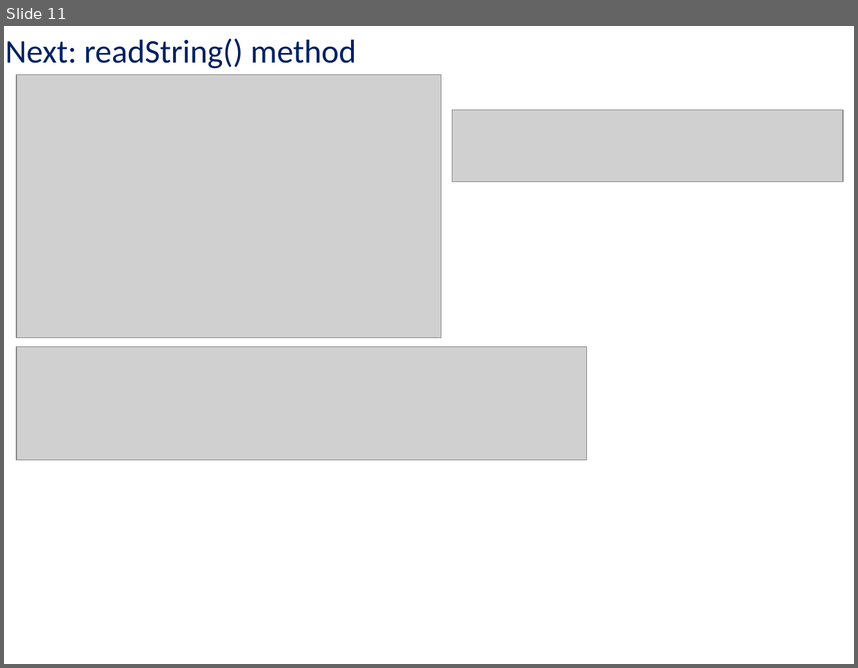
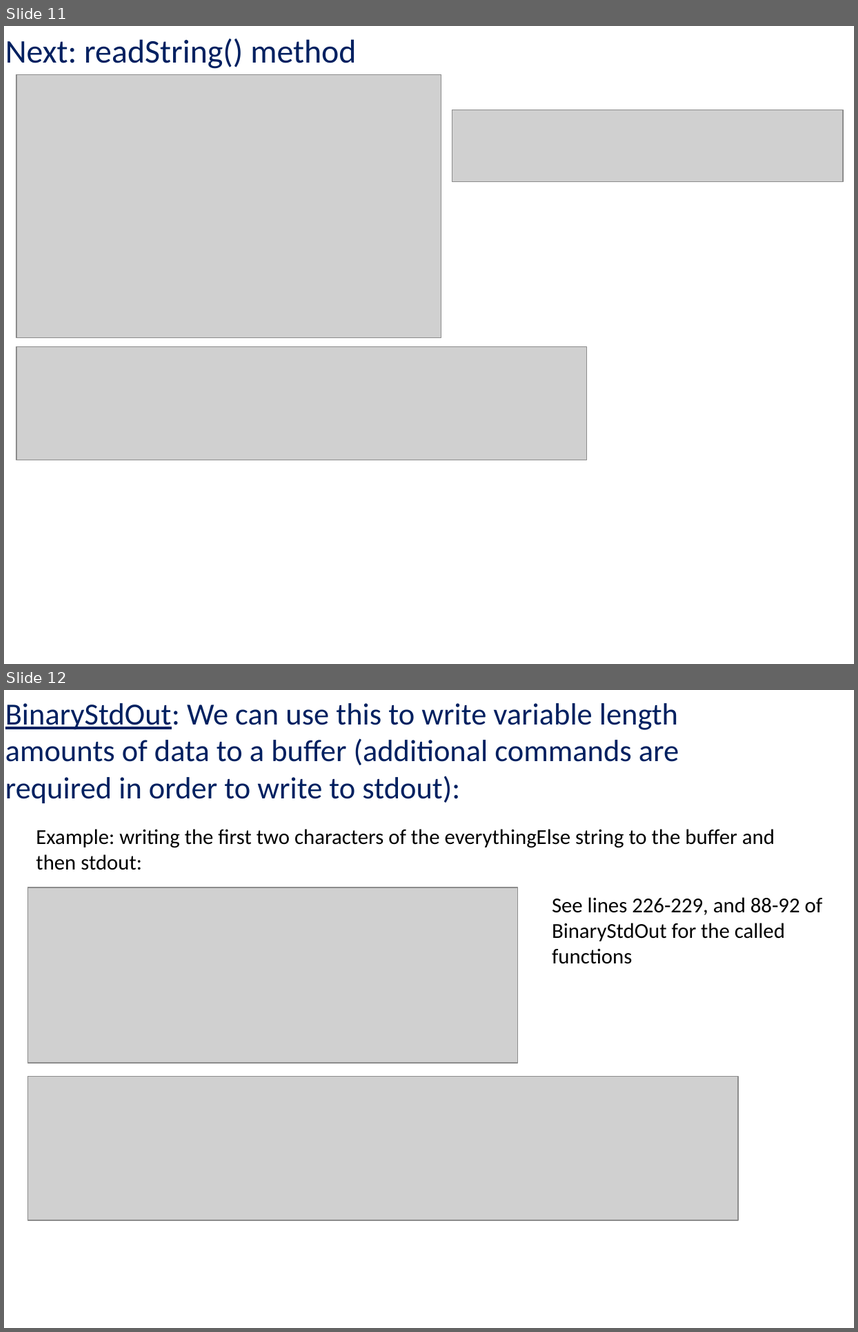
Before and after one commit to kc13/CS1501, a slide deck: cs1501_rec4_Oct4.pptx. Shown one above the other, each under a label of ours: slide 11 before the commit, slides 11 and 12 after it. The pictures are 858x668 and 858x1332 pixels, drawn with LibreOffice and Linux fonts; fonts in the diff are those of the drawing; grey boxes stand for pictures. Boxes give left, top, right and bottom in pixels: in the first picture for what was removed or moved away, otherwise in the second. Text is boxed around its words. In the diff, an @@ line names an element or a change of style, - is before the commit and + after.

```diff
--- a/cs1501_rec4_Oct4.pptx
+++ b/cs1501_rec4_Oct4.pptx
@@ slide 12 added at <box>4,690,854,1328</box>, background #FFFFFF @@
@@ text added at <box>5,703,679,804</box>, 26 pt, text #002060 @@
+BinaryStdOut: We can use this to write variable length amounts of data to a buffer (additional commands are required in order to write to stdout):
@@ text added at <box>36,829,775,870</box>, 18 pt, text #000000 @@
+Example: writing the first two characters of the everythingElse string to the buffer and then stdout:
@@ picture added at <box>27,887,518,1063</box> @@
@@ text added at <box>552,897,823,964</box>, 18 pt, text #000000 @@
+See lines 226-229, and 88-92 of BinaryStdOut for the called functions
@@ picture added at <box>27,1076,738,1220</box> @@
```
Also in this commit, not shown: 2 other slides added, 1 slide removed.
